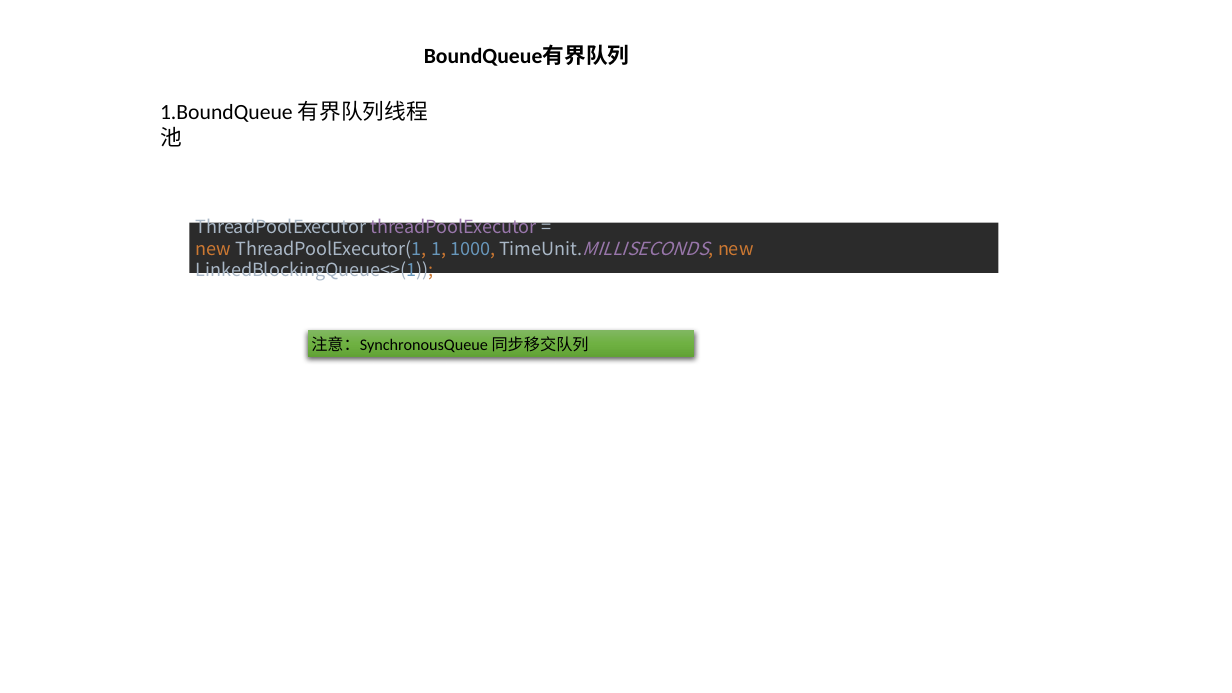
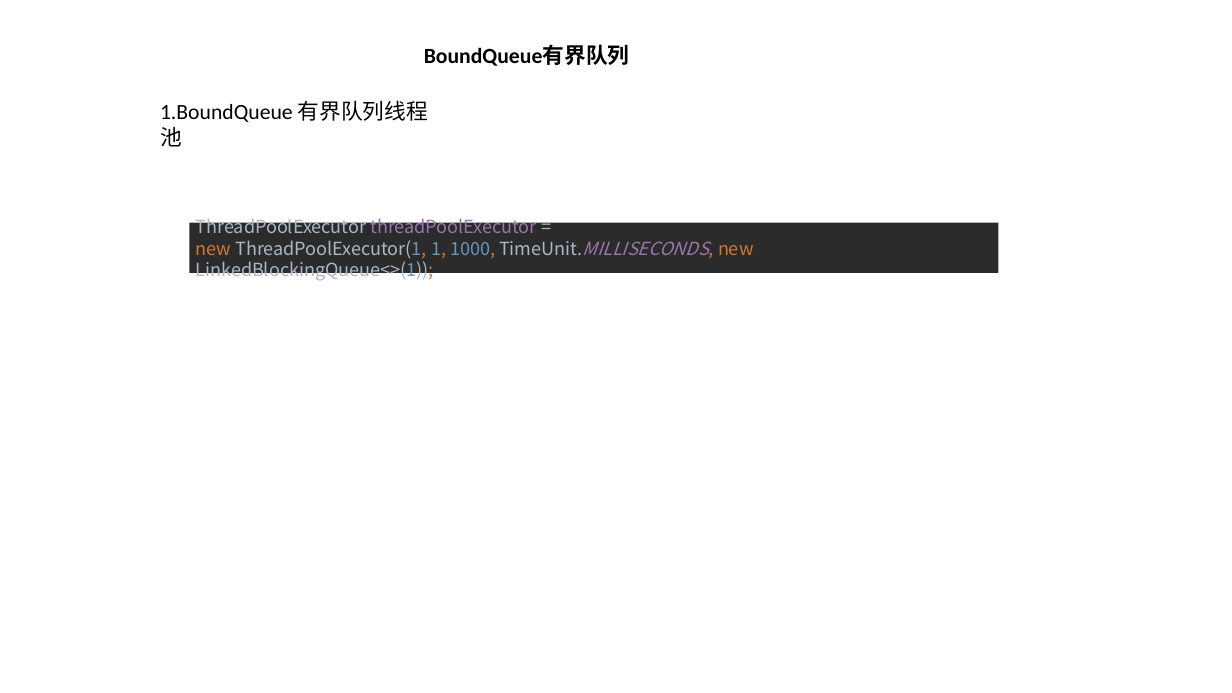
Before and after one commit to huangshumei/concurrentDemo, a slide deck: slide 22 of doc/concurrency-冯建.pptx (slide 23 before the commit). Drawn at 1232x693 pixels with LibreOffice and Linux fonts; fonts in the diff are those of the drawing. Boxes give left, top, right and bottom in pixels: in the first picture for what was removed or moved away, otherwise in the second. Text is boxed around its words. In the diff, an @@ line names an element or a change of style, - is before the commit and + after.

```diff
--- a/doc/concurrency-冯建.pptx
+++ b/doc/concurrency-冯建.pptx
@@ rectangle removed at (308,330,694,357) @@
-注意：SynchronousQueue 同步移交队列
```
Also in this commit, not shown: 9 other slides changed, 2 slides removed.
